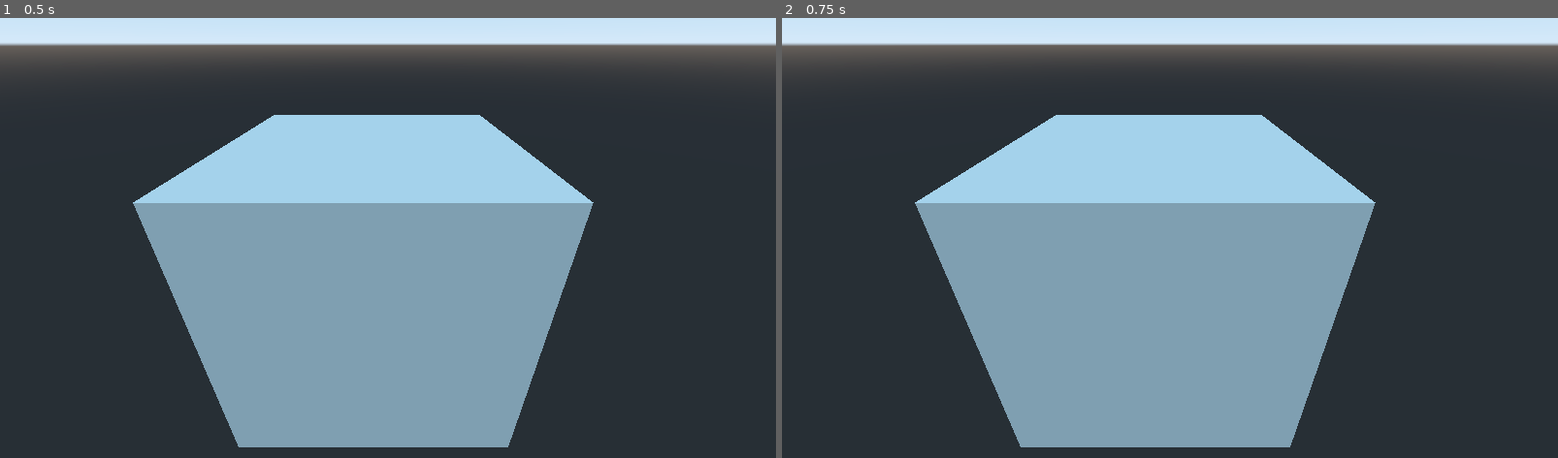
Above: before the commit, frames 1-2 (left to right).
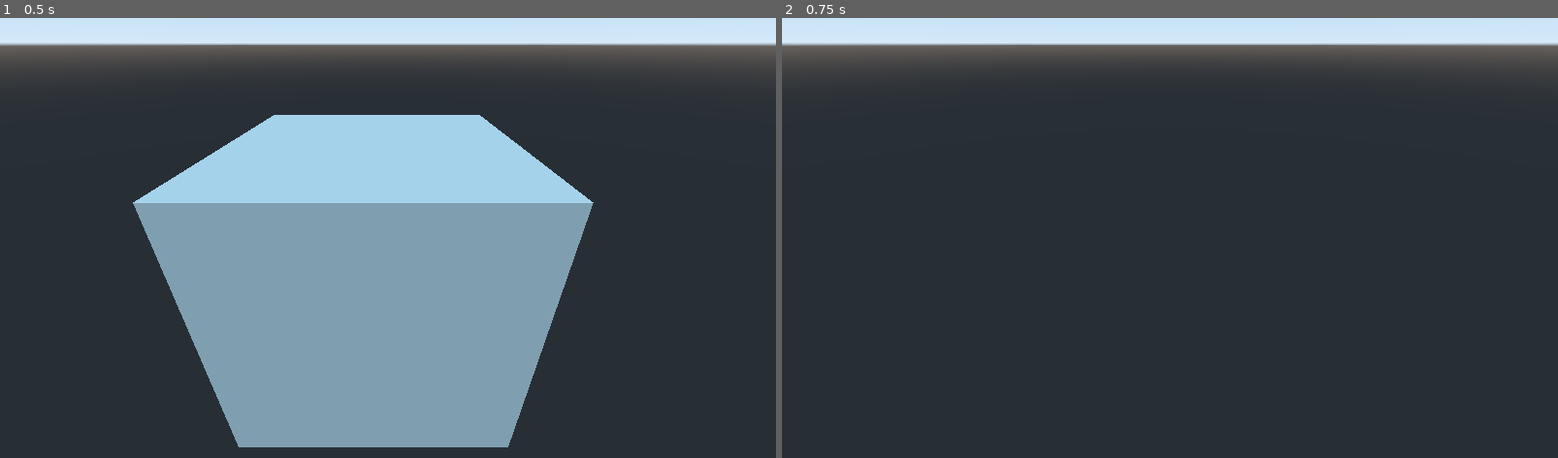
Above: after the commit, the same moments.

Repository: KamaitachiGroup/Untitled-Game
Game: Godot game, scene res://Minerals.tscn
Two runs of this game, one before a commit and one after it. Both use one fixed random seed, a clock stepped at 60 frames per second and the inputs below.
Inputs:
- Up to frame 1 (0.5 s): no input
- Up to frame 2 (0.75 s): tap Enter at 0.5, 0.6 s

Frame 1 is identical in both runs. In frame 2, 35% of the frame differs, in the area x 17-77%, y 22-98%.

Commit message:
minerals is not visible and respawn 30s after

Diff:
--- a/Minerals.gd
+++ b/Minerals.gd
@@ -2,20 +2,42 @@
 
 
 # Declare member variables here. Examples:
-# var a = 2
-# var b = "text"
+enum queueBroken {
+	NODE,
+	PASSED_TIME,
+	RESPAWN_TIME,
+	STATE
+}
 
+var scene = null
+var mineral = null
+var listBroken = [] # [[mineral, 0, 30, false]] in it
+var startTime = OS.get_ticks_msec()
+var thread
 
 # Called when the node enters the scene tree for the first time.
 func _ready():
-	pass # Replace with function body.
+	scene = get_tree().get_root()
+	thread = Thread.new()
+	thread.start(self, "respawnMinerals", listBroken)
 
-
-# Called every frame. 'delta' is the elapsed time since the previous frame.
-#func _process(delta):
-#	pass
+func respawnMinerals(listBroken):
+	while (true):
+		for i in range(0, listBroken.size()):
+			if (listBroken[i][queueBroken.STATE] == true
+				and OS.get_ticks_msec() - listBroken[i][queueBroken.PASSED_TIME] >= listBroken[i][queueBroken.RESPAWN_TIME]
+				and is_instance_valid(listBroken[i][queueBroken.NODE])):
+					listBroken[i][queueBroken.NODE].visible = true
+					listBroken[i][queueBroken.STATE] = false
+					listBroken.remove(i)
+					i -= 1
 
 func _unhandled_input(event):
 	if event is InputEventKey:
 		if event.pressed and event.scancode == KEY_ESCAPE:
 			get_tree().quit()
+		elif event.pressed and event.scancode == KEY_ENTER:
+			mineral = scene.get_node("Minerals/Mineral1")
+			if mineral != null and mineral.visible == true:
+				listBroken.push_back([mineral, OS.get_ticks_msec(), 30000, true])
+				mineral.visible = false
--- a/Minerals.tscn
+++ b/Minerals.tscn
@@ -5,8 +5,8 @@
 [node name="Minerals" type="Spatial"]
 script = ExtResource( 1 )
 
-[node name="Camera" type="Camera" parent="."]
+[node name="View" type="Camera" parent="."]
 transform = Transform( 1, 0, 0, 0, 0.866025, 0.5, 0, -0.5, 0.866025, 1.139, 1.59667, 2.28101 )
 
-[node name="CSGBox" type="CSGBox" parent="."]
+[node name="Mineral1" type="CSGBox" parent="."]
 transform = Transform( 1, 0, 0, 0, 1, 0, 0, 0, 1, 1.03098, 0, 0 )
